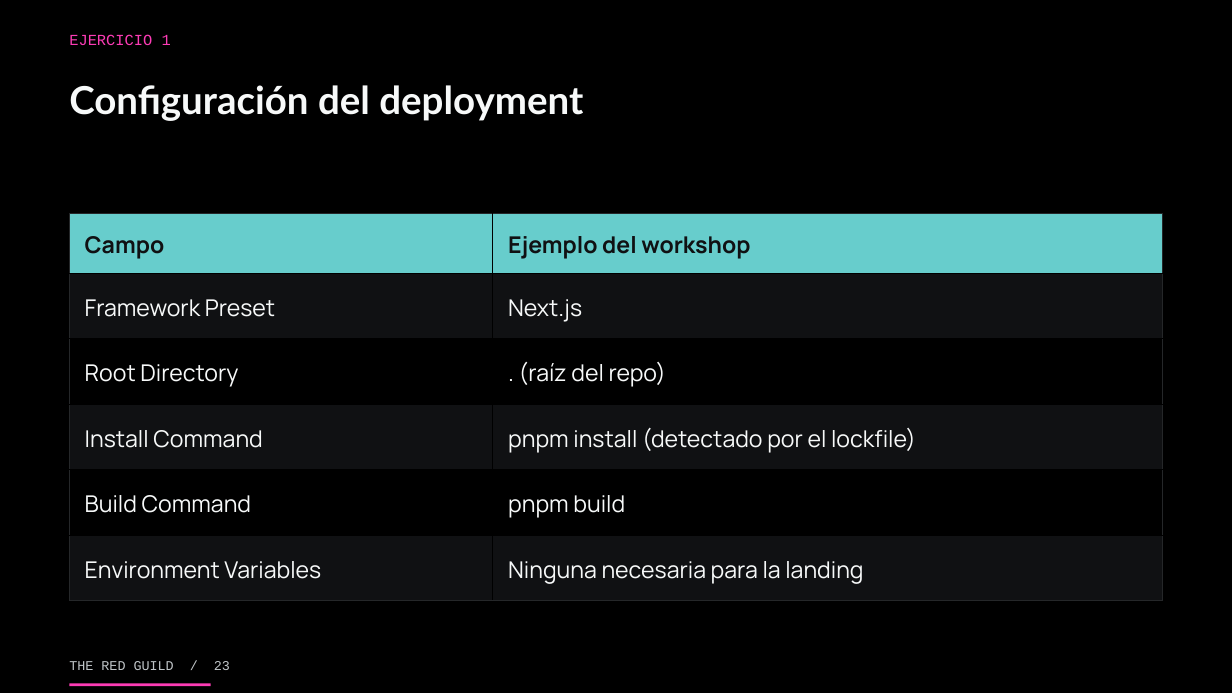
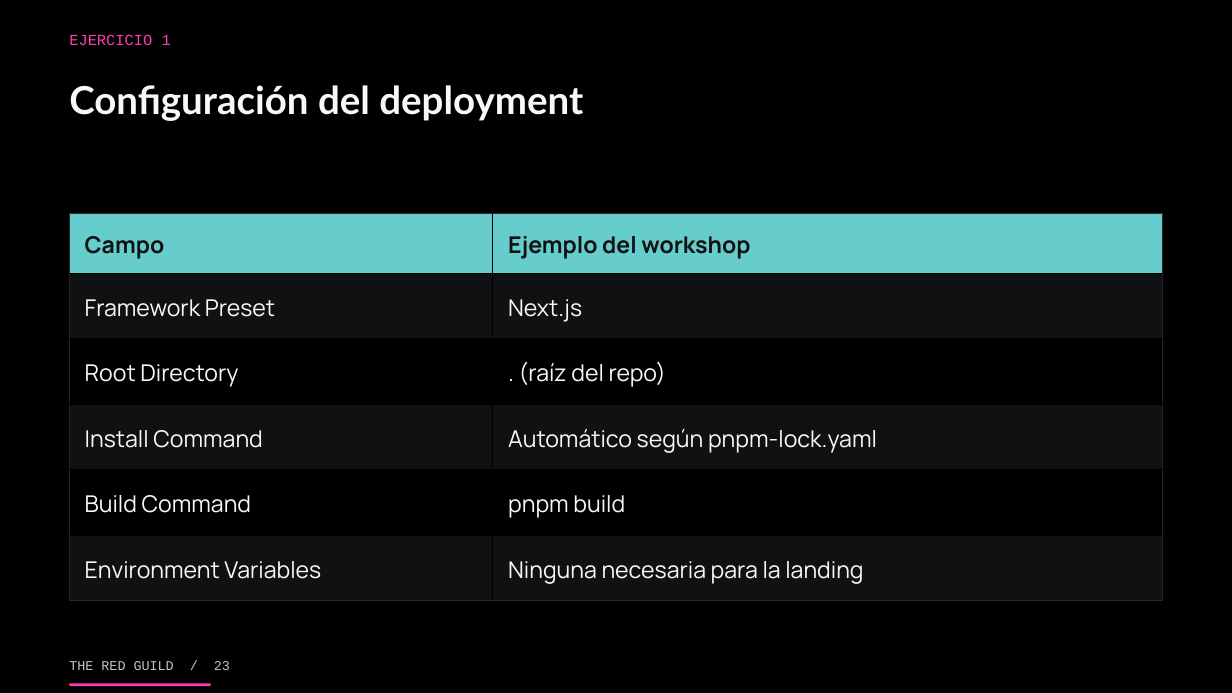
Before and after one commit to theredguild/github-ai-automation-lab, a slide deck: slide 23 of slides/workshop.pptx. Drawn at 1232x693 pixels with LibreOffice and Linux fonts; fonts in the diff are those of the drawing. Boxes give left, top, right and bottom in pixels: in the first picture for what was removed or moved away, otherwise in the second. Text is boxed around its words. In the diff, an @@ line names an element or a change of style, - is before the commit and + after.

```diff
--- a/slides/workshop.pptx
+++ b/slides/workshop.pptx
@@ table at [69, 213, 1163, 601] @@
-row 4, column 2: pnpm install (detectado por el lockfile)
+row 4, column 2: Automático según pnpm-lock.yaml
```
Also in this commit, not shown: 6 other slides changed, 7 other files.
